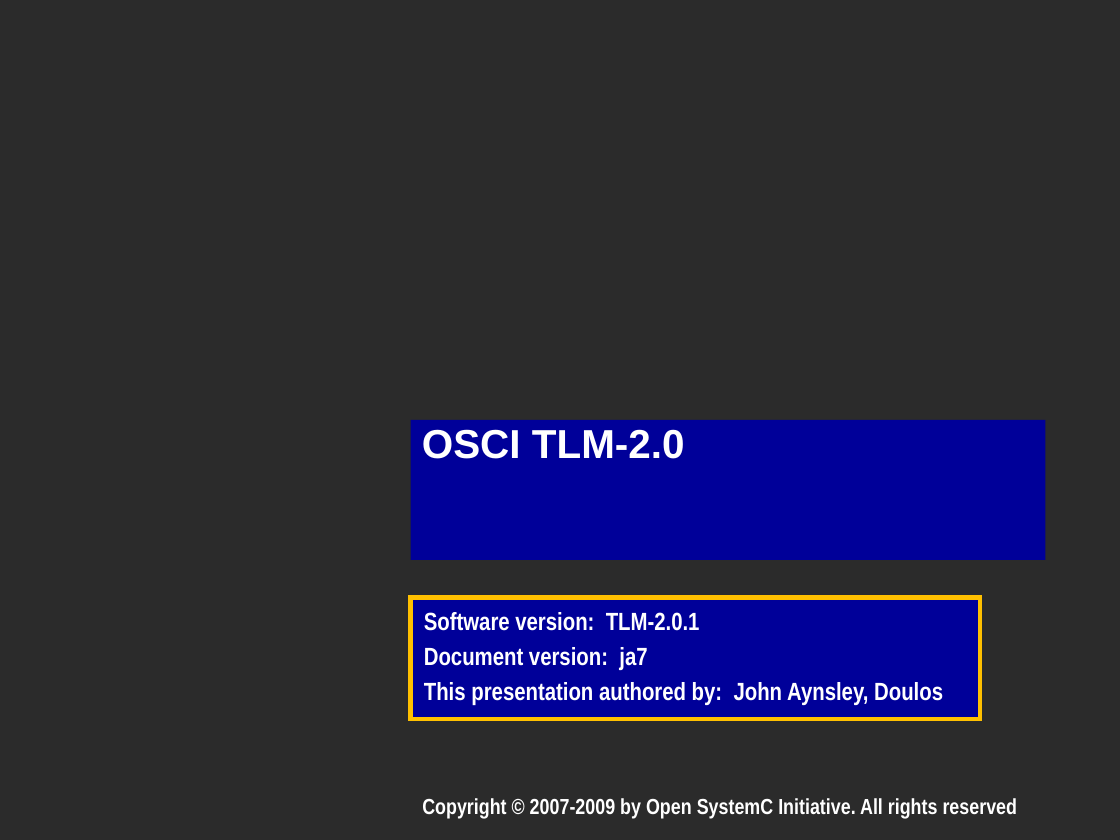
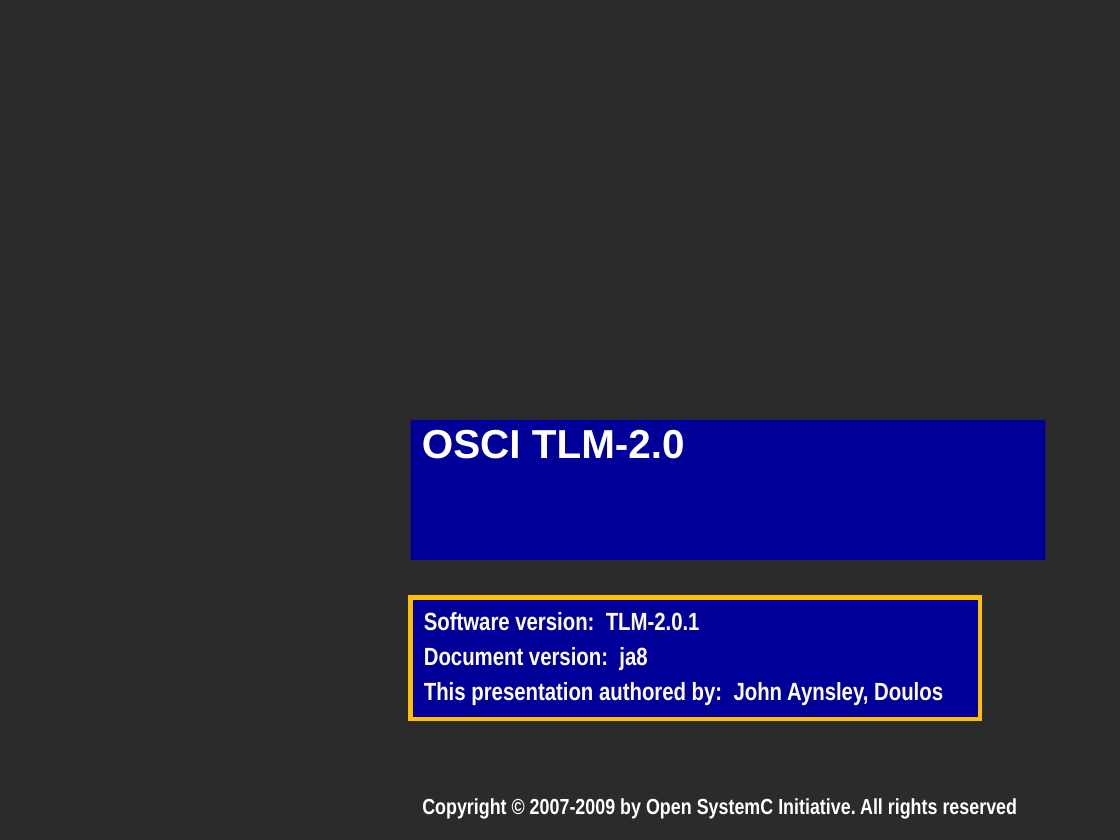
Before and after one commit to accellera-official/systemc, a slide deck: slide 2 of docs/release/TLM_2_0_presentation.ppt. Drawn at 1120x840 pixels with LibreOffice and Linux fonts; fonts in the diff are those of the drawing; background and template pictures are left out; a plain dark background stands for a picture behind light text. Boxes give left, top, right and bottom in pixels: in the first picture for what was removed or moved away, otherwise in the second. Text is boxed around its words. In the diff, an @@ line names an element or a change of style, - is before the commit and + after.

```diff
--- a/docs/release/TLM_2_0_presentation.ppt
+++ b/docs/release/TLM_2_0_presentation.ppt
@@ subtitle at <box>424,647,647,670</box>: text changed @@
-Document version: ja7
+Document version: ja8
```
Also in this commit, not shown: 5 other slides changed, 2 other files.
